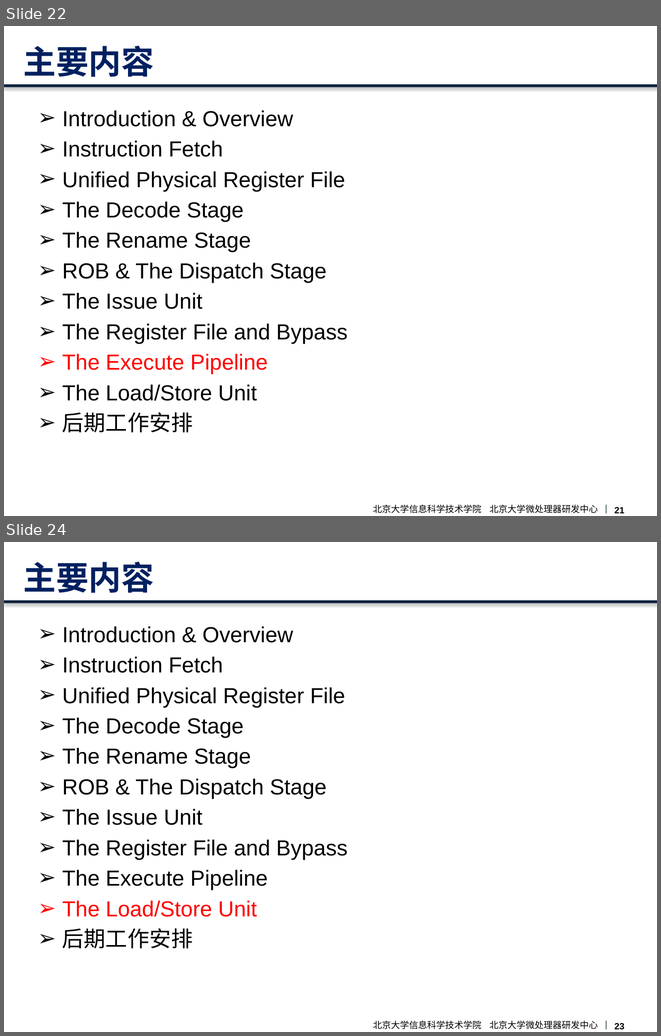
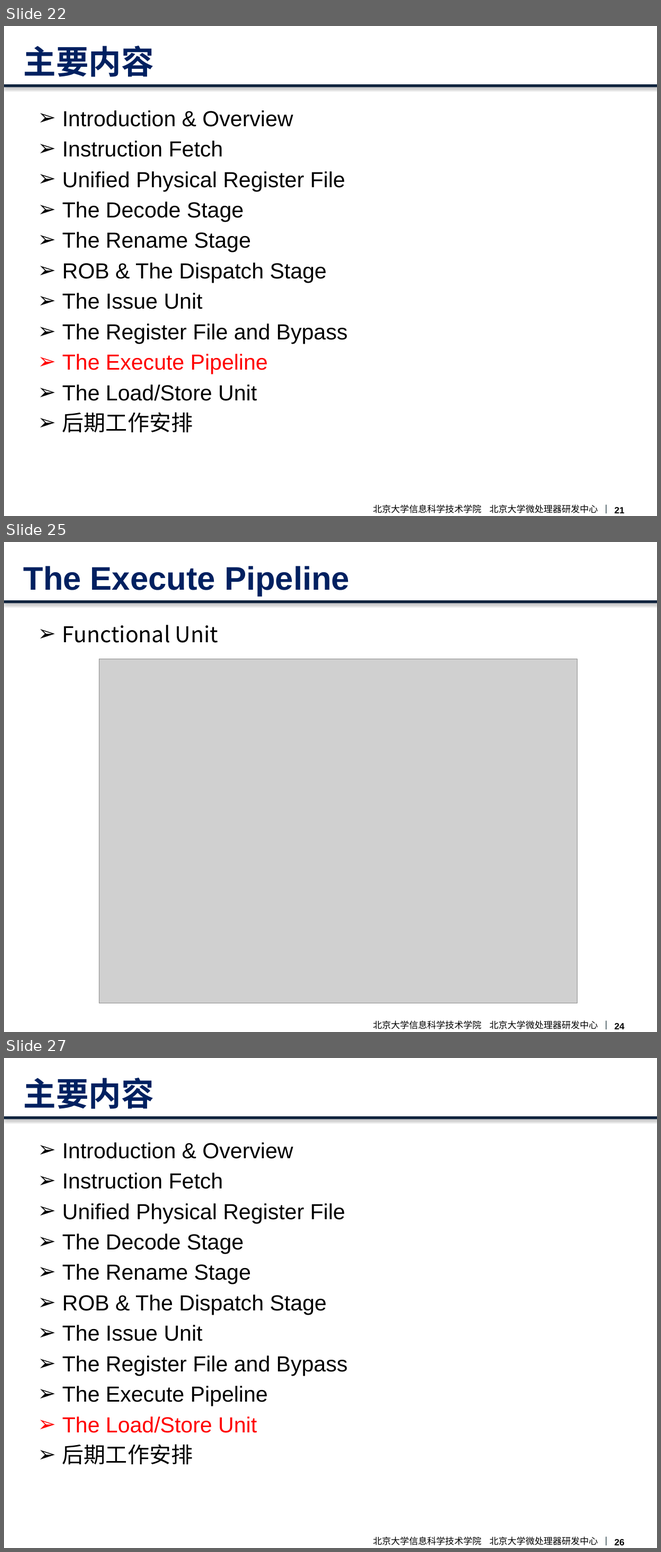
Before and after one commit to CodeATA/Docs, a slide deck: boom overview.pptx. Shown one above the other, each under a label of ours: slides 22 and 24 before the commit, slides 22, 25 and 27 after it; the slides between them are not shown. The pictures are 661x1036 and 661x1552 pixels, drawn with LibreOffice and Linux fonts; fonts in the diff are those of the drawing; grey boxes stand for pictures; background and template pictures are left out. Boxes give left, top, right and bottom in pixels: in the first picture for what was removed or moved away, otherwise in the second. Text is boxed around its words. In the diff, an @@ line names an element or a change of style, - is before the commit and + after.

```diff
--- a/boom overview.pptx
+++ b/boom overview.pptx
@@ slide 25 added at <box>4,542,657,1032</box>, background picture (left out); not listed: 4 template elements that a slide beside it also shows @@
@@ title added at <box>23,566,350,596</box>, 36 pt, text #002060, bold @@
+The Execute Pipeline
@@ text added at <box>62,625,218,643</box>, 24 pt, text #000000 @@
+➢ Functional Unit
@@ picture added at <box>99,659,577,1003</box> @@
@@ what was slide 24 is now slide 27 @@
@@ page number at <box>615,1539,625,1545</box>: text changed @@
-23
+26
```
Also in this commit, not shown: 2 slides changed, 7 other slides added.
